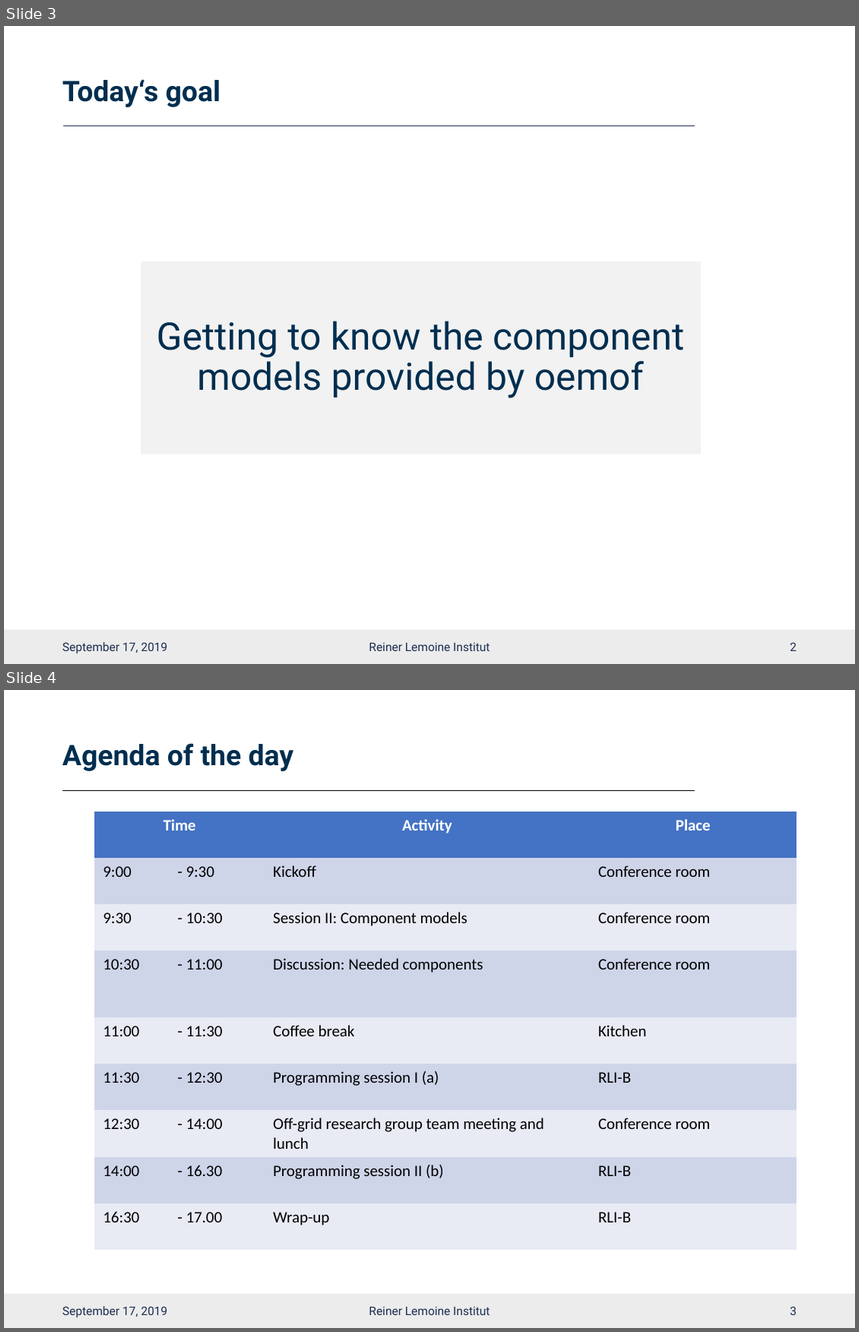
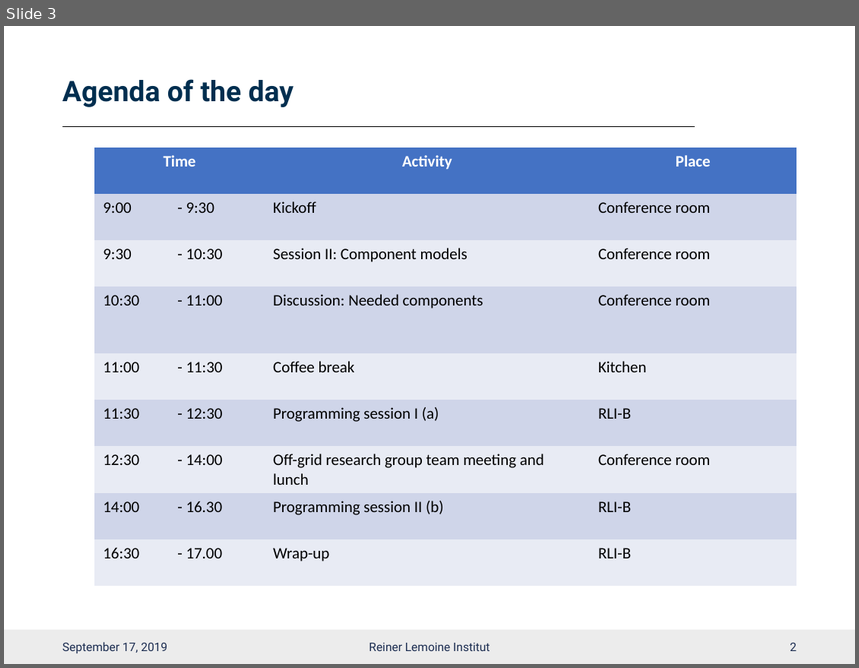
Before and after one commit to smartie2076/oemof_workshop, a slide deck: Oemof_Workshop_04_Kickoff_Tuesday.pptx. Shown one above the other, each under a label of ours: slides 3 and 4 before the commit, slide 3 after it. The pictures are 859x1332 and 859x668 pixels, drawn with LibreOffice and Linux fonts; fonts in the diff are those of the drawing; background and template pictures are left out. Boxes give left, top, right and bottom in pixels: in the first picture for what was removed or moved away, otherwise in the second. Text is boxed around its words. In the diff, an @@ line names an element or a change of style, - is before the commit and + after.

```diff
--- a/Oemof_Workshop_04_Kickoff_Tuesday.pptx
+++ b/Oemof_Workshop_04_Kickoff_Tuesday.pptx
@@ slide 3 removed at (4, 26, 855, 664), background #FFFFFF; not listed: 1 template element that a slide beside it also shows @@
@@ title removed at (63, 79, 221, 107) @@
-Today‘s goal
@@ line removed from (63, 126) to (694, 126) @@
@@ text removed at (141, 262, 701, 454) @@
-Getting to know the component models provided by oemof
@@ text removed at (63, 642, 167, 654) @@
-September 17, 2019
@@ text removed at (369, 643, 490, 651) @@
-Reiner Lemoine Institut
@@ page number removed at (790, 643, 797, 651) @@
-2
@@ what was slide 4 is now slide 3 @@
@@ page number at (790, 643, 797, 651): text changed @@
-3
+2
```
Also in this commit, not shown: 1 slide changed, 1 other file.
